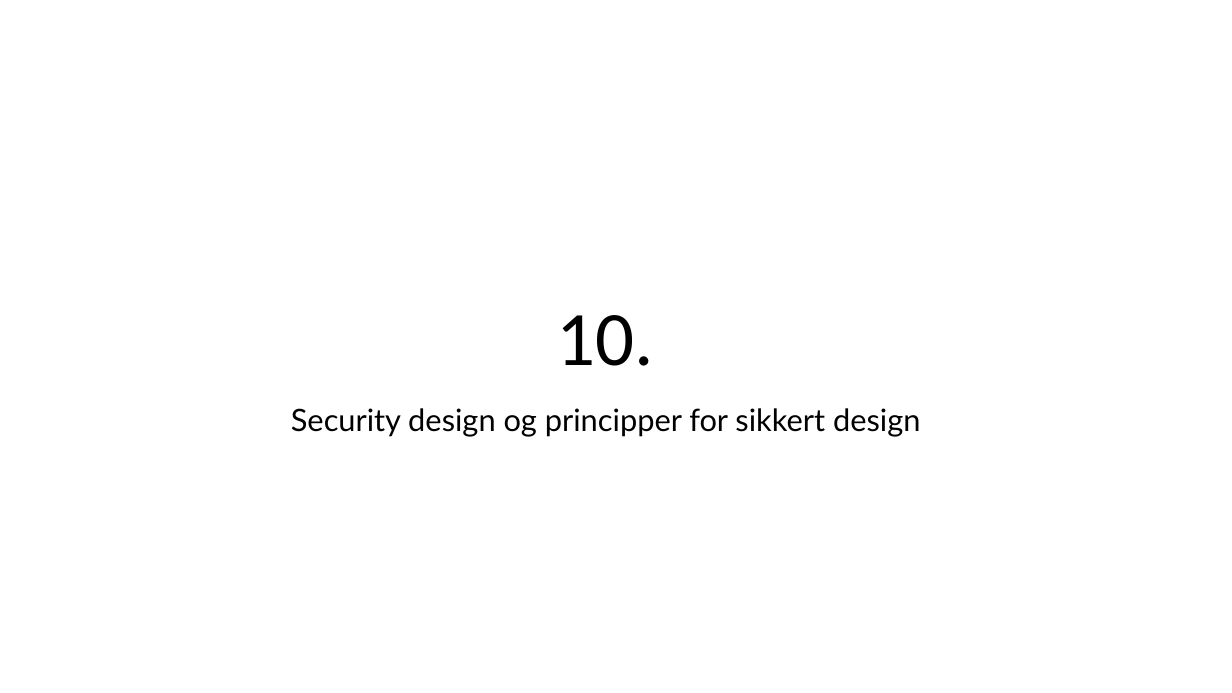
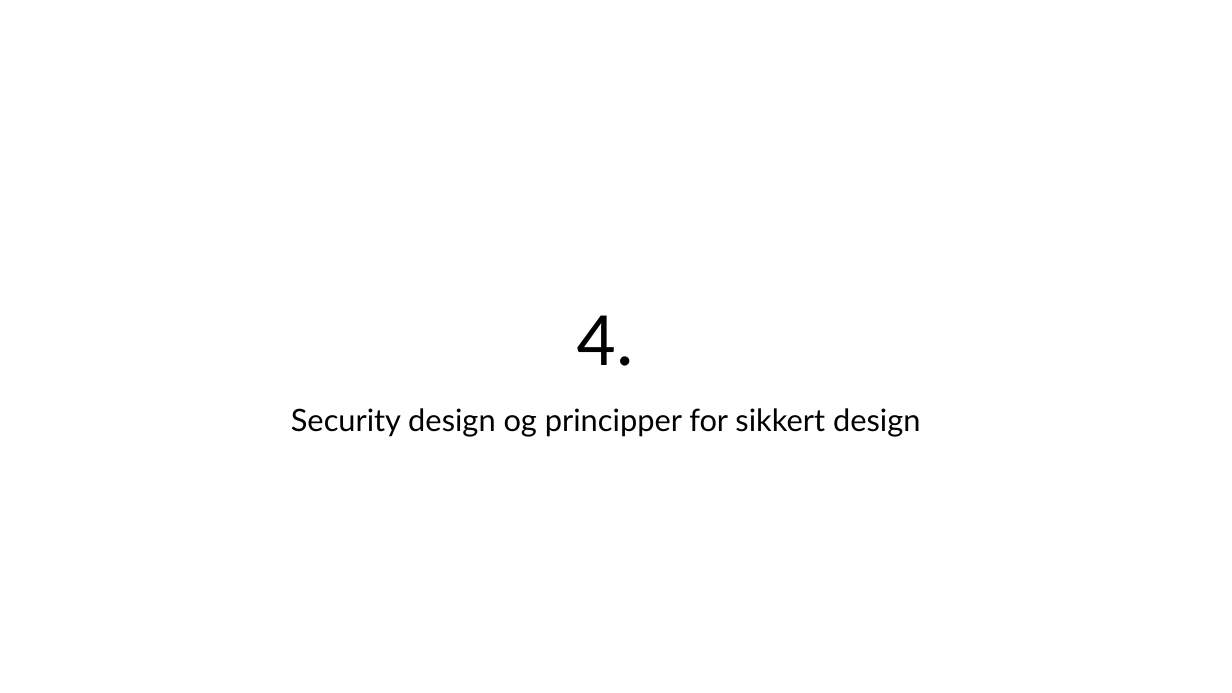
Before and after one commit to Kristiansax/kea-software-security-exam-slides, a slide deck: slide 1 of 4 - Fuzzing af applikationer.pptx. Drawn at 1232x693 pixels with LibreOffice and Linux fonts; fonts in the diff are those of the drawing. Boxes give left, top, right and bottom in pixels: in the first picture for what was removed or moved away, otherwise in the second. Text is boxed around its words. In the diff, an @@ line names an element or a change of style, - is before the commit and + after.

```diff
--- a/4 - Fuzzing af applikationer.pptx
+++ b/4 - Fuzzing af applikationer.pptx
@@ text at bbox=[576, 315, 634, 366]: text changed @@
-10.
+4.
```
Also in this commit, not shown: 1 other slide changed, 4 slides removed, 6 other files.
